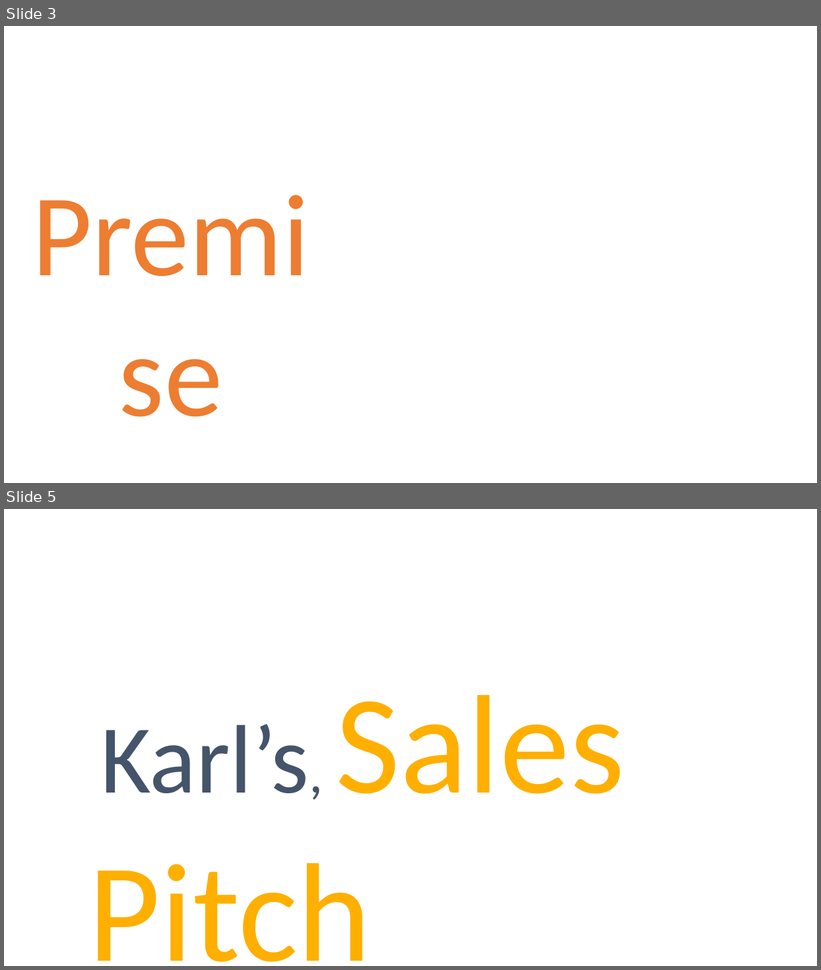
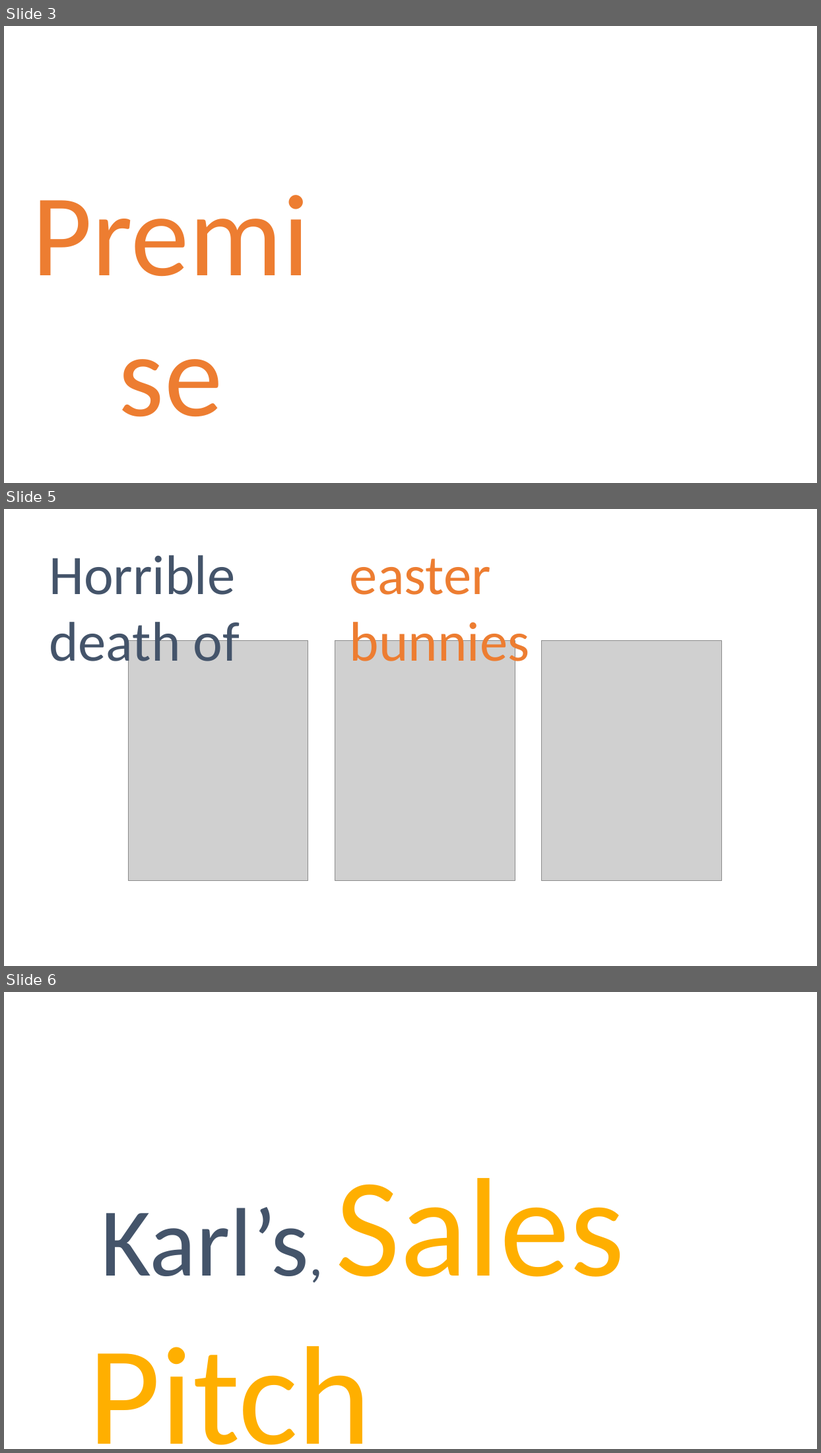
Before and after one commit to danielmarbach/Microservices.ServiceFabric, a slide deck: presentation.pptx. Shown one above the other, each under a label of ours: slides 3 and 5 before the commit, slides 3, 5 and 6 after it; the slides between them are not shown. The pictures are 821x970 and 821x1453 pixels, drawn with LibreOffice and Linux fonts; fonts in the diff are those of the drawing; grey boxes stand for pictures. Boxes give left, top, right and bottom in pixels: in the first picture for what was removed or moved away, otherwise in the second. Text is boxed around its words. In the diff, an @@ line names an element or a change of style, - is before the commit and + after.

```diff
--- a/presentation.pptx
+++ b/presentation.pptx
@@ slide 5 added at (x1=4, y1=509, x2=817, y2=966), background #FFFFFF @@
@@ text added at (x1=49, y1=555, x2=240, y2=674), 66 pt, text #44546A @@
+Horrible death of
@@ text added at (x1=350, y1=559, x2=529, y2=674), 66 pt, text #ED7D31 @@
+easter bunnies
@@ picture added at (x1=129, y1=641, x2=308, y2=881) @@
@@ picture added at (x1=335, y1=641, x2=516, y2=881) @@
@@ picture added at (x1=542, y1=641, x2=722, y2=881) @@
@@ what was slide 5 is now slide 6 @@
```
Also in this commit, not shown: 11 slides changed, 1 other file.
